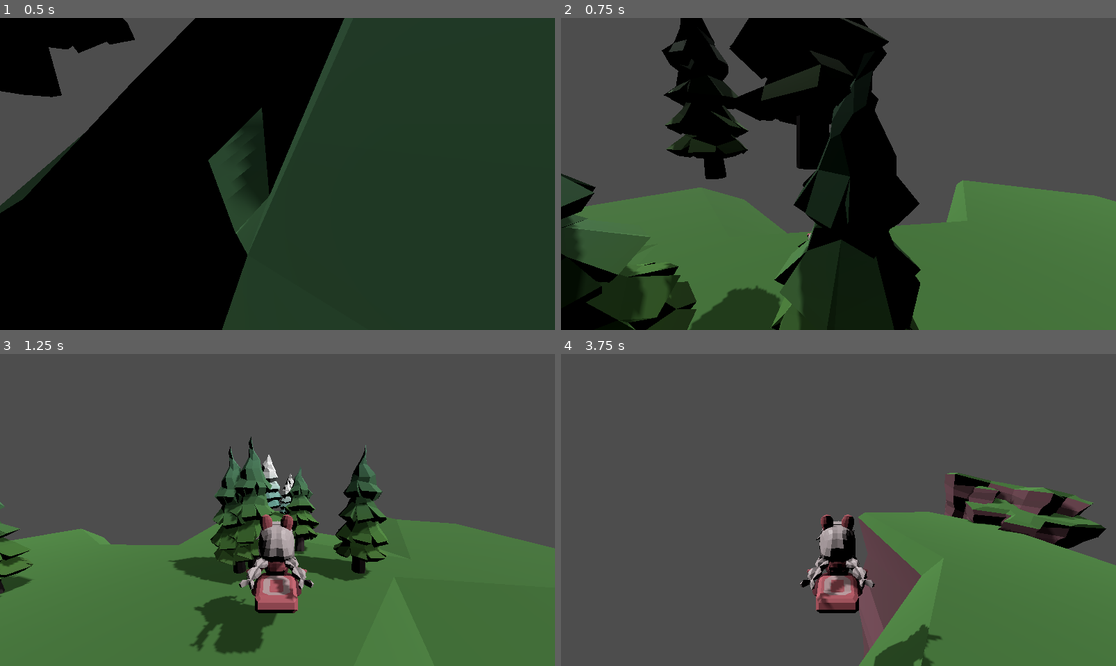
Above: before the commit, frames 1-4 (two rows, left to right).
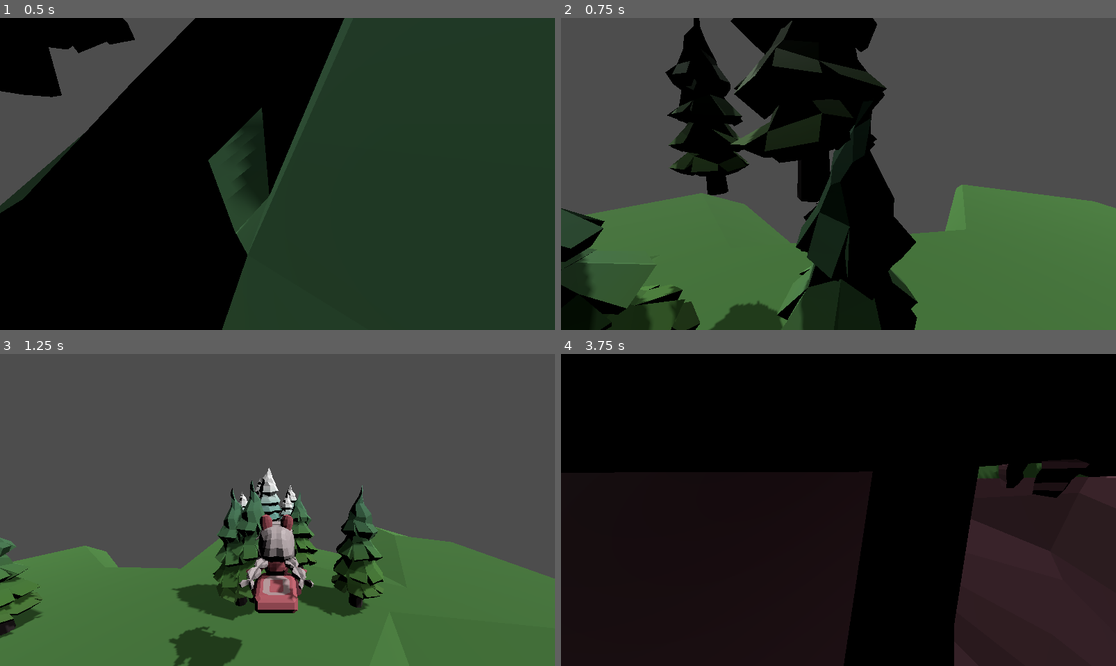
Above: after the commit, the same moments.

Repository: cjamierun/milestone
Game: Godot game, scene res://assets/zones/test_scene_alpha.tscn
The game is run twice, just before and just after one commit, with the same random seed, the same clock (stepped at 60 frames per second) and the same inputs.
Inputs:
- Up to frame 1 (0.5 s): no input
- Up to frame 2 (0.75 s): tap Enter (ui_accept) at 0.5 s; hold Right (move_right) from 0.53 s (still down)
- Up to frame 3 (1.25 s): keep holding Right (move_right); tap Enter (ui_accept) at 0.77 s
- Up to frame 4 (3.75 s): release Right (move_right) at 1.28 s; hold Down (move_backward) 1.28-2.03 s; tap Enter (ui_accept) at 1.52, 3.02 s; hold Right (move_right) 2.03-2.78 s; hold Up (move_forward) 2.78-3.53 s; hold Left (move_left) from 3.53 s (still down)

Frame 1 is identical in both runs. In frame 2, 21% of the frame differs, in the area x 0-100%, y 0-100%; in frame 3, 15%; in frame 4, 99%.

Commit message:
TWEAK player movement values

Diff:
--- a/scripts/player_movement.gd
+++ b/scripts/player_movement.gd
@@ -1,7 +1,7 @@
 extends CharacterBody3D
 
-const SPEED = 5.0
-const JUMP_VELOCITY = 4.5
+@export var SPEED = 5.0
+@export var JUMP_VELOCITY = 7.5
 
 var gravity = ProjectSettings.get_setting("physics/3d/default_gravity")
 
